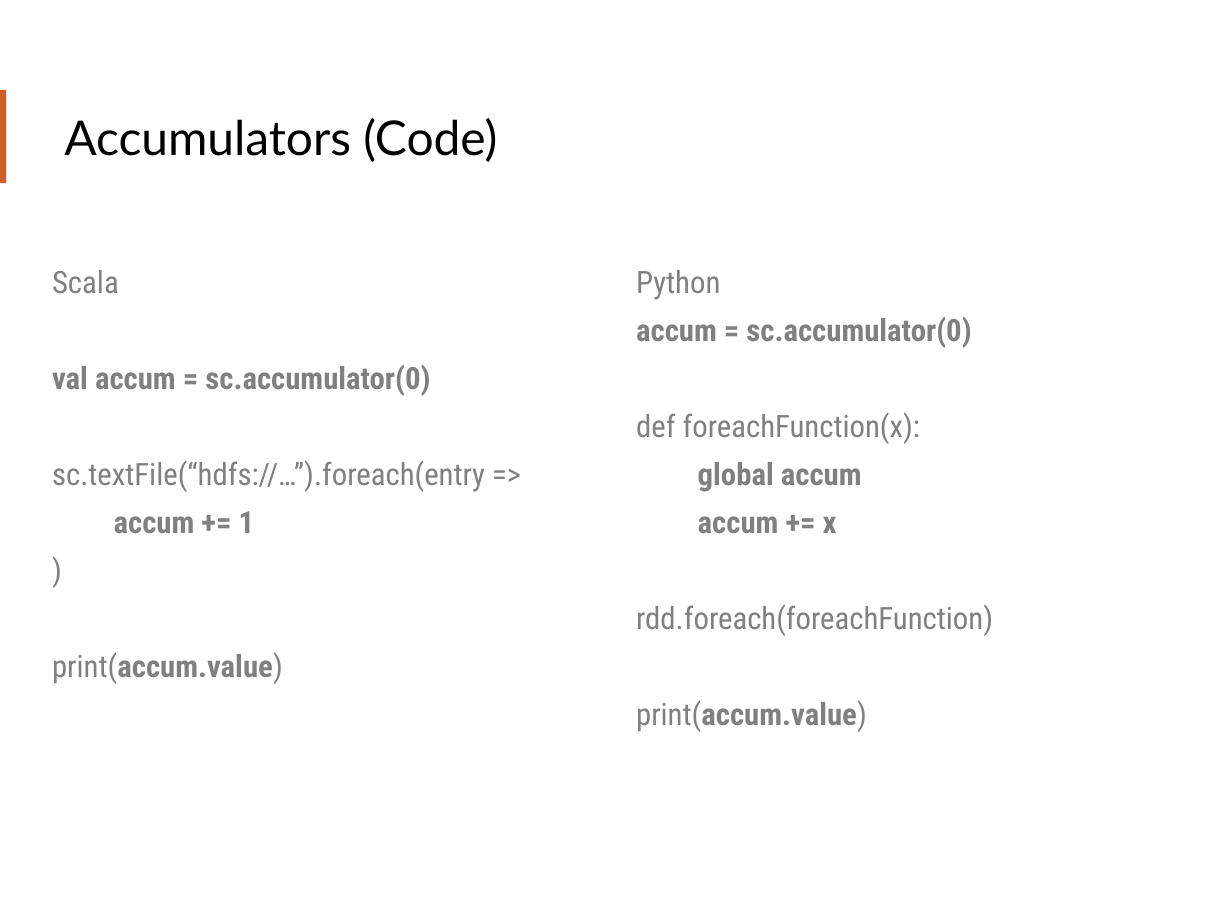
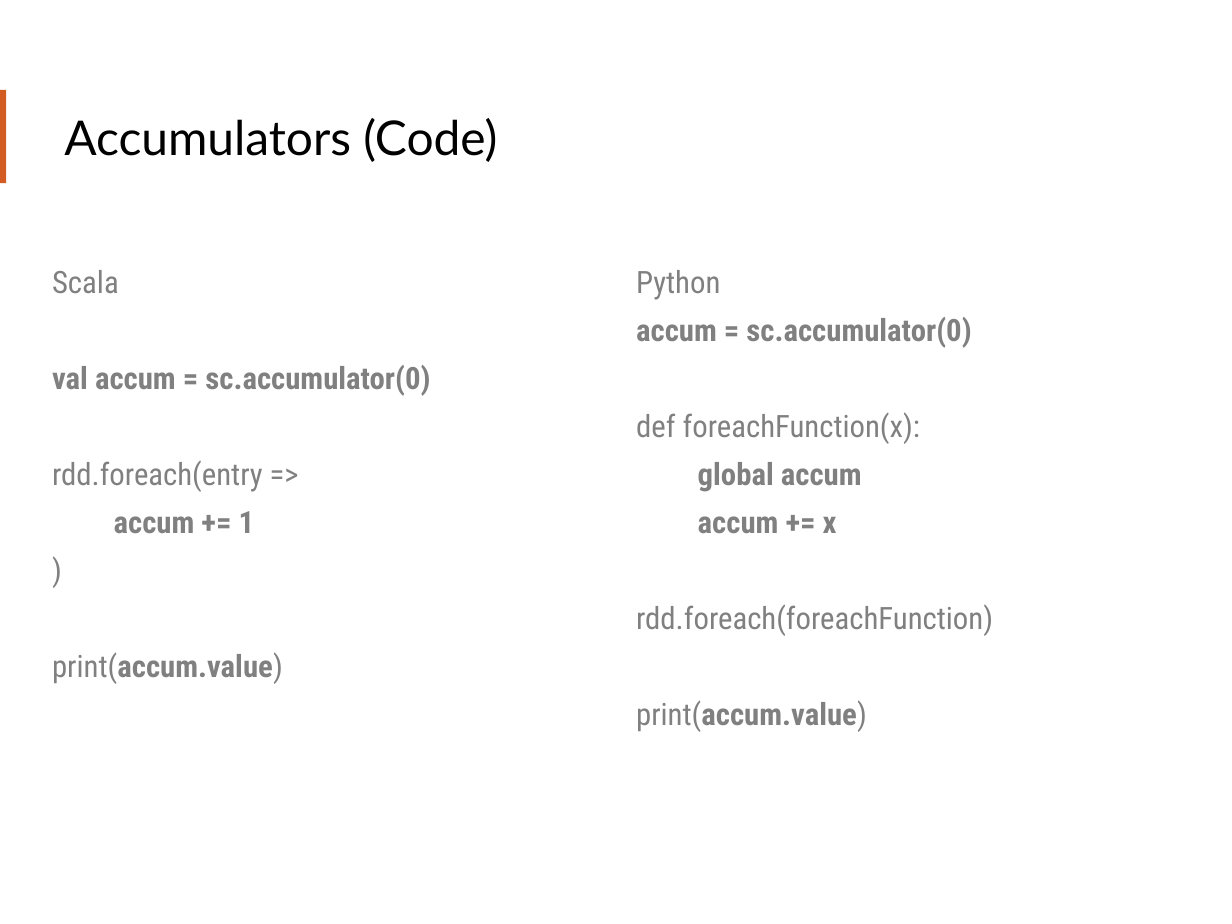
Before and after one commit to teamclairvoyant/intro-to-spark, a slide deck: slide 68 of Intro to Apache Spark Slides.pptx. Drawn at 1232x924 pixels with LibreOffice and Linux fonts; fonts in the diff are those of the drawing. Boxes give left, top, right and bottom in pixels: in the first picture for what was removed or moved away, otherwise in the second. Text is boxed around its words. In the diff, an @@ line names an element or a change of style, - is before the commit and + after.

```diff
--- a/Intro to Apache Spark Slides.pptx
+++ b/Intro to Apache Spark Slides.pptx
@@ text at [52, 461, 263, 492]: text changed @@
-sc.textFile(“hdfs://…”).foreach(entry =>
+rdd.foreach(entry =>
```
Also in this commit, not shown: 17 other slides changed, 1 slide added, 1 slide removed, 2 other files.
